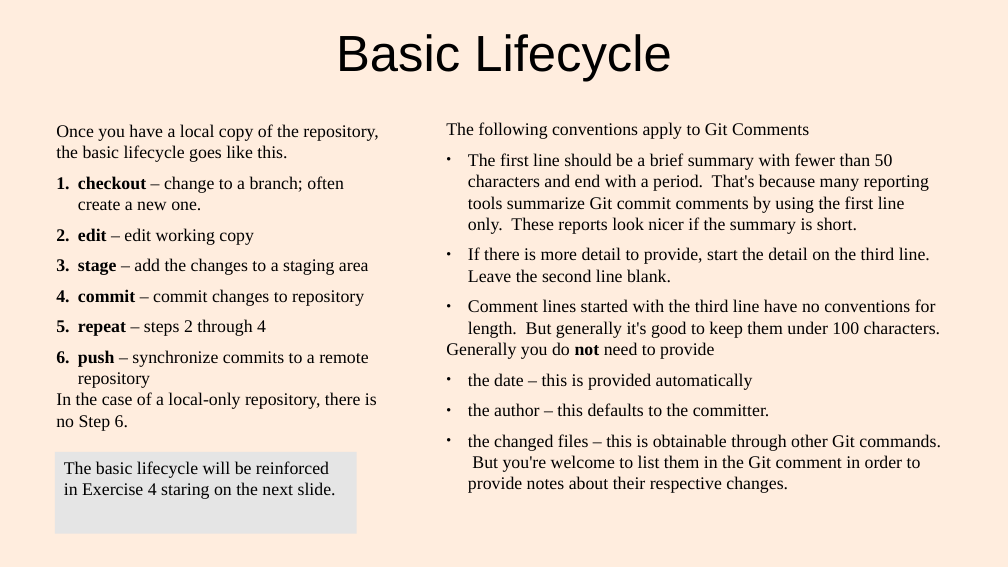
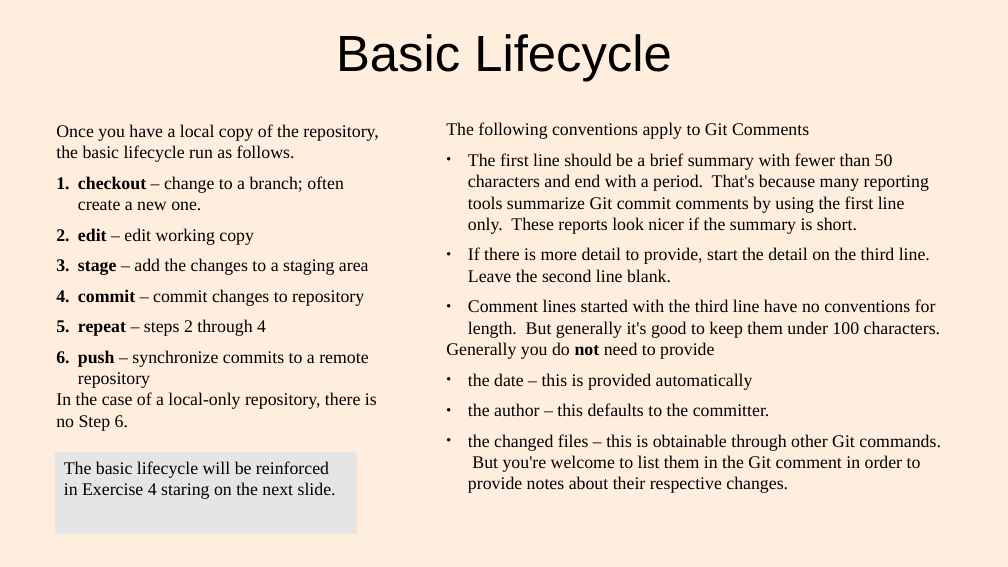
Before and after one commit to lacounty-isab/workshops, a slide deck: slide 11 of git/GitWorkshop1.odp. Drawn at 1008x567 pixels with LibreOffice and Linux fonts; fonts in the diff are those of the drawing. Boxes give left, top, right and bottom in pixels: in the first picture for what was removed or moved away, otherwise in the second. Text is boxed around its words. In the diff, an @@ line names an element or a change of style, - is before the commit and + after.

```diff
--- a/git/GitWorkshop1.odp
+++ b/git/GitWorkshop1.odp
@@ text at <box>56,124,378,162</box>: text changed @@
-Once you have a local copy of the repository, the basic lifecycle goes like this.
+Once you have a local copy of the repository, the basic lifecycle run as follows.
```
Also in this commit, not shown: 10 other slides changed, 9 slides removed, 22 other files.
